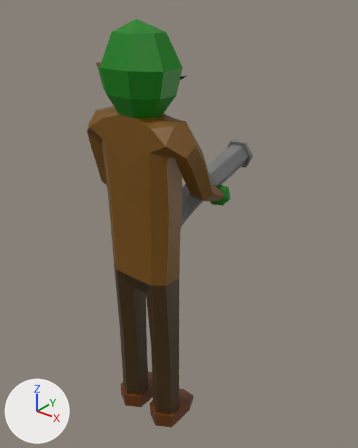
The glTF model models/dynamic_props/enemies/mountainside_bomber.glb, before and after one commit.
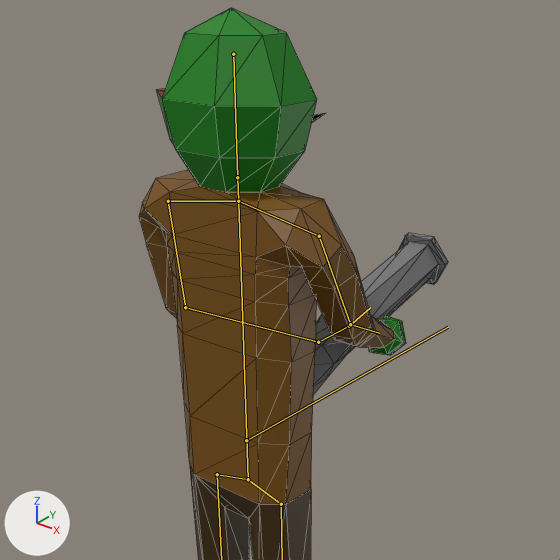
Each version appears first whole from a 50 mm camera at (1.43, -1.53, 1.16) aimed at (-0.04, 0.31, 0.02), and next in a close-up on the part from 3% to 88% of the width and 3% to 71% of the height. The axes (+X, +Y, +Z) are drawn at lower left. The lights are the same throughout. Both versions are drawn at frame 6 of the action 'hitting'; the numbers are the values there. The bones that bend it are drawn over the model as lines in the close-ups. The close-ups show mesh edges as thin lines.

Names of what the first close-up shows: 'runner_body'.
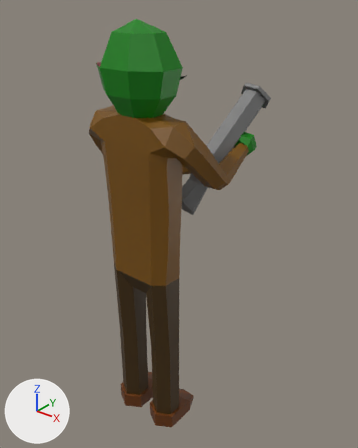
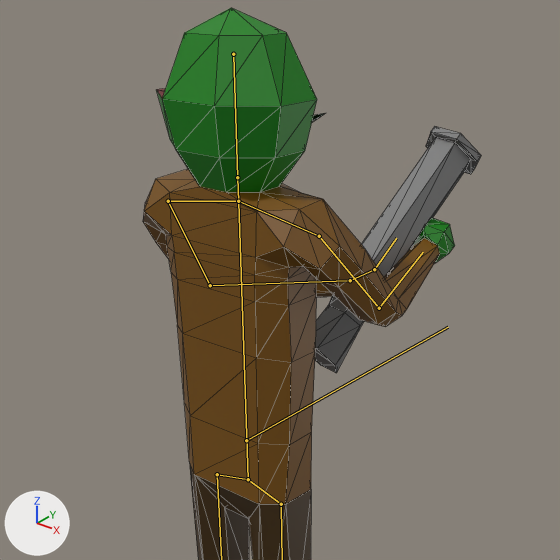
Boxes [x1, y1, x2, y2] around the edits, measured in the close-ups (560 x 560 px):
'runner_body', posed
    before: [139, 8, 448, 560]
    after: [143, 8, 481, 560]
bone 'right_upper_arm', root to tip
    before: (168, 201) to (185, 307)
    after: (168, 201) to (210, 285)
bone 'right_forearm', root to tip
    before: (185, 307) to (318, 342)
    after: (210, 285) to (350, 280)
bone 'left_upper_arm', root to tip
    before: (319, 236) to (350, 324)
    after: (319, 236) to (379, 308)
bone 'left_forearm', root to tip
    before: (350, 324) to (379, 333)
    after: (379, 308) to (423, 252)

The edits, one by one:
Bone 'right_upper_arm' (bone_right_upper_arm) turns from (-79, -9, -23) to (-70, -25, -30) degrees about its own x, y and z.
Bone 'right_forearm' (bone_right_forearm) turns from (-22, 21, -72) to (-24, 30, -83) degrees about its own x, y and z.
Bone 'left_upper_arm' (bone_left_upper_arm) turns from (72, 27, -45) to (63, 36, -36) degrees about its own x, y and z.
Bone 'left_forearm' (bone_left_forearm) turns from (-8, 3, -33) to (-9, 6, -59) degrees about its own x, y and z.
